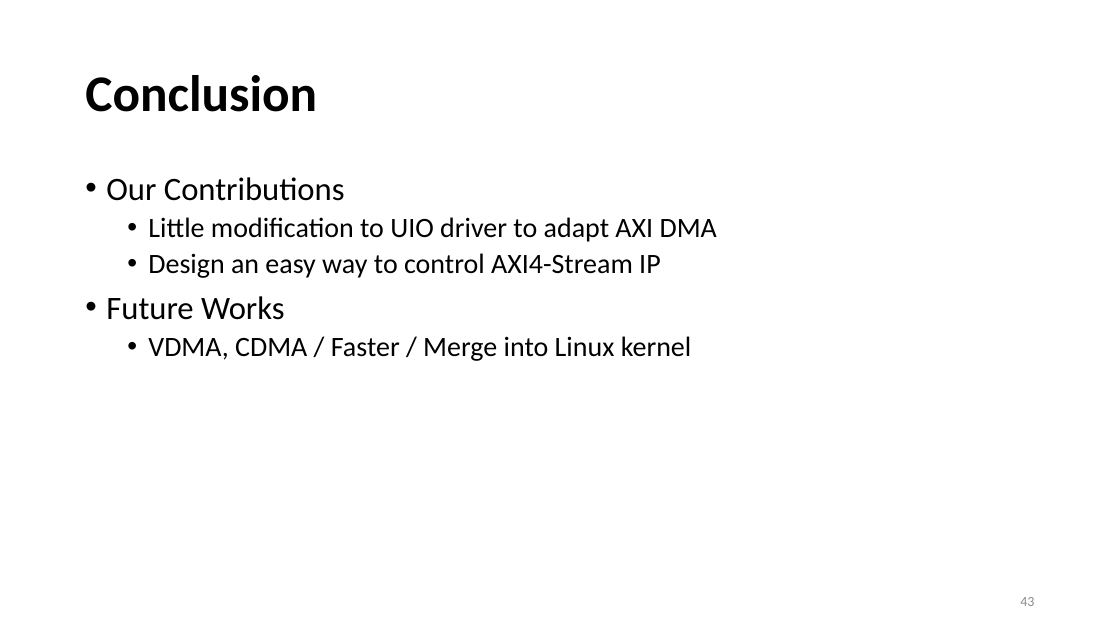
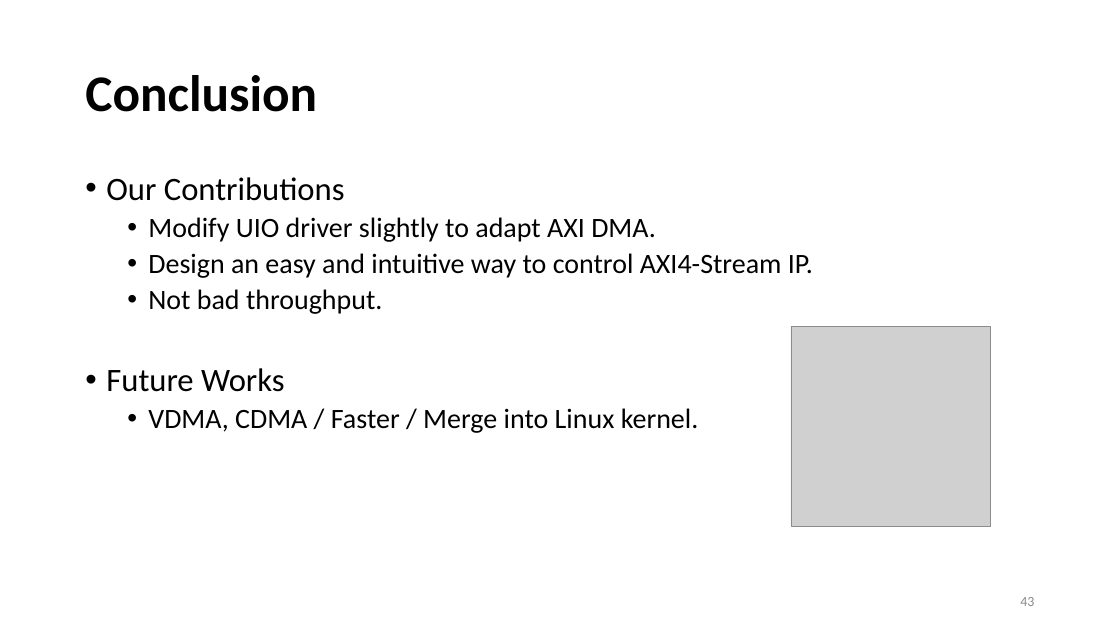
Before and after one commit to yllibliu/presentation, a slide deck: slide 43 of UIO.pptx. Drawn at 1120x630 pixels with LibreOffice and Linux fonts; fonts in the diff are those of the drawing; grey boxes stand for pictures. Boxes give left, top, right and bottom in pixels: in the first picture for what was removed or moved away, otherwise in the second. Text is boxed around its words. In the diff, an @@ line names an element or a change of style, - is before the commit and + after.

```diff
--- a/UIO.pptx
+++ b/UIO.pptx
@@ text at (148, 217, 813, 314): text changed @@
-  • Little modification to UIO driver to adapt AXI DMA
-  • Design an easy way to control AXI4-Stream IP
+  • Modify UIO driver slightly to adapt AXI DMA.
+  • Design an easy and intuitive way to control AXI4-Stream IP.
+  • Not bad throughput.
@@ picture added at (791, 327, 991, 527) @@
@@ text at (148, 408, 699, 433): text changed @@
-  • VDMA, CDMA / Faster / Merge into Linux kernel
+  • VDMA, CDMA / Faster / Merge into Linux kernel.
```
Also in this commit, not shown: 33 other slides changed, 3 slides added, 3 slides removed, 1 other file.
